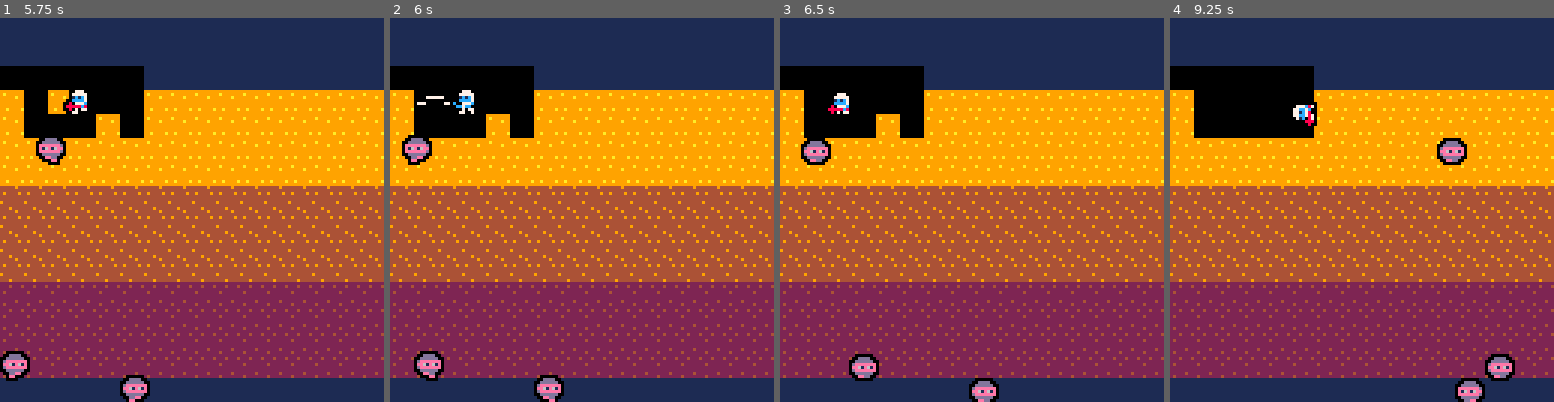
Above: before the commit, frames 1-4 (left to right).
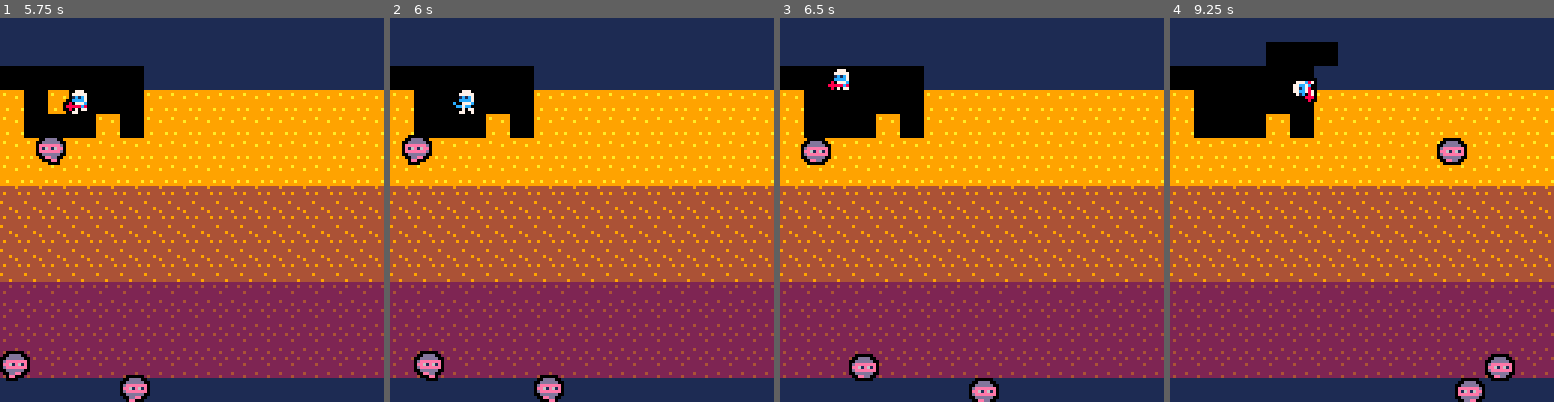
Above: after the commit, the same moments.

Repository: PlumpMath/digdugdemake
Game: PICO-8 cartridge digdug.p8
Two runs of this game, one before a commit and one after it. Both use one fixed random seed, a clock stepped at 60 frames per second and the inputs below.
Inputs:
- Up to frame 1 (5.75 s): tap O (Z key) at 0.33, 0.7, 1.43, 2.22, 3.1, 3.98, 4.87 s; tap X (X key) at 1.07, 2.07, 2.4, 2.73, 3.07, 3.4, 3.73, 4.07, 4.4, 4.73, 5.07, 5.4, 5.73 s; hold Left 1.97-2.37 s; hold Down 2.42-2.82 s; hold Right 2.87-3.53 s; hold Up 3.58-4.08 s; hold Right 4.13-4.53 s; hold Down 4.58-5.08 s; hold Left from 5.13 s (still down)
- Up to frame 2 (6 s): tap O (Z key) at 5.75 s; release Left at 5.8 s; hold Up from 5.85 s (still down)
- Up to frame 3 (6.5 s): tap X (X key) at 6.07, 6.4 s; release Up at 6.18 s; hold Left from 6.23 s (still down)
- Up to frame 4 (9.25 s): release Left at 6.63 s; tap O (Z key) at 6.63, 7.52, 8.4 s; hold Down 6.68-7.08 s; tap X (X key) every 0.33 s from 6.73 to 9.07 s; hold Right 7.13-7.8 s; hold Up 7.85-8.35 s; hold Right 8.4-8.8 s; hold Down from 8.85 s (still down)

Frame 1 is identical in both runs. In frame 2, less than 0.1% of the frame differs, in the area x 7-16%, y 20-23%; in frame 3, 0.4%; in frame 4, 2.1%, in the area x 25-44%, y 6-32%.

Commit message:
remove enemies when they explode

Diff:
--- a/digdug.p8
+++ b/digdug.p8
@@ -82,7 +82,7 @@
       find_new_player_x()
     end
   end
-  if btn(5) then
+  if btnp(5) then
     stop_firing()
     detach_all_enemies()
   end
@@ -108,7 +108,7 @@
       enemies[enemy_idx].pumps+=1
     end
   else
-    if btn(4) then
+    if btnp(4) then
       fire()
     end
   end
@@ -281,6 +281,10 @@
       enemy.sprite = 40+(enemy.pumps*2) - 2
       enemy.w=2
       enemy.h=2
+      if enemy.pumps==3 then
+        del(enemies, enemy)
+        stop_firing()
+      end
     end
   else
     enemy.pumps=0
